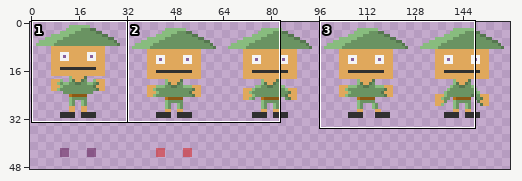
Sprite sheet, stored at android/assets/archer_guy_front_belt.png. Above, an overview of the earlier version with the close-up marked.
Close-up. Old version:
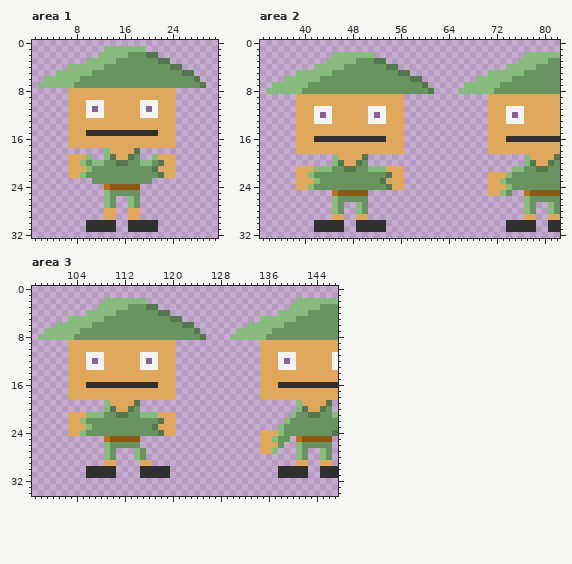
The file is 160x64 pixels. Shown: area 1: x 1..31, y 0..32; area 2: x 33..82, y 0..32; area 3: x 97..147, y 0..34. The wide view leaves out empty margins.
The same view after the edit:
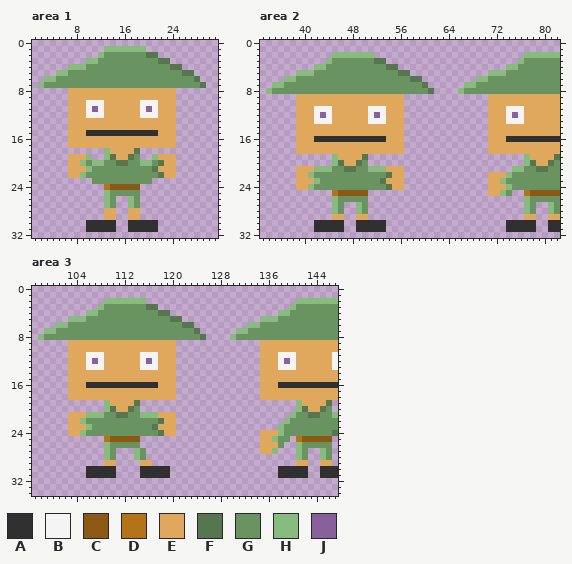
Palette (. is transparent): A #303030  B #f4f4f4  C #8c5914  D #b47219  E #e0a85c  F #55764f  G #6a9362  H #88bc7e  J #88609c
Diff:
--- area 1
@@ x 1..18 @@
  1 ............HHHHHH
- 2 ...........HHHHHGG
- 3 .........HHHHHGGGG
- 4 ......HHHHHHGGGGGG
- 5 ....HHHHHHGGGGGGGG
- 6 ..HHHHHHGGGGGGGGGG
- 7 .HHHHHHGGGGGGGGGGG
+ 2 ...........HGGGGGG
+ 3 .........HHGGGGGGG
+ 4 ......HHHGGGGGGGGG
+ 5 ....HHGGGGGGGGGGGG
+ 6 ..HHGGGGGGGGGGGGGG
+ 7 .HGGGGGGGGGGGGGGGG
  8 ......EEEEEEEEEEEE
--- area 2
@@ x 33..82 @@
  2 ............HHHHHHH.........................HHHHHH
- 3 ...........HHHHHGGGFF......................HHHHHGG
- 4 .........HHHHHGGGGGGGFF..................HHHHHGGGG
- 5 ......HHHHHHGGGGGGGGGGGFF.............HHHHHHGGGGGG
- 6 ....HHHHHHGGGGGGGGGGGGGGGFF.........HHHHHHGGGGGGGG
- 7 ..HHHHHHGGGGGGGGGGGGGGGGGGGF......HHHHHHGGGGGGGGGG
- 8 .HHHHHHGGGGGGGGGGGGGGGGGGGGGF....HHHHHHGGGGGGGGGGG
+ 3 ...........HGGGGGGGFF......................HGGGGGG
+ 4 .........HHGGGGGGGGGGFF..................HHGGGGGGG
+ 5 ......HHHGGGGGGGGGGGGGGFF.............HHHGGGGGGGGG
+ 6 ....HHGGGGGGGGGGGGGGGGGGGFF.........HHGGGGGGGGGGGG
+ 7 ..HHGGGGGGGGGGGGGGGGGGGGGGGF......HHGGGGGGGGGGGGGG
+ 8 .HGGGGGGGGGGGGGGGGGGGGGGGGGGF....HGGGGGGGGGGGGGGGG
  9 ......EEEEEEEEEEEEEEEEEE..............EEEEEEEEEEEE
--- area 3
@@ x 97..147 @@
  2 ............HHHHHHH.........................HHHHHHH
- 3 ...........HHHHHGGGFF......................HHHHHGGG
- 4 .........HHHHHGGGGGGGFF..................HHHHHGGGGG
- 5 ......HHHHHHGGGGGGGGGGGFF.............HHHHHHGGGGGGG
- 6 ....HHHHHHGGGGGGGGGGGGGGGFF.........HHHHHHGGGGGGGGG
- 7 ..HHHHHHGGGGGGGGGGGGGGGGGGGF......HHHHHHGGGGGGGGGGG
- 8 .HHHHHHGGGGGGGGGGGGGGGGGGGGGF....HHHHHHGGGGGGGGGGGG
+ 3 ...........HGGGGGGGFF......................HGGGGGGG
+ 4 .........HHGGGGGGGGGGFF..................HHGGGGGGGG
+ 5 ......HHHGGGGGGGGGGGGGGFF.............HHHGGGGGGGGGG
+ 6 ....HHGGGGGGGGGGGGGGGGGGGFF.........HHGGGGGGGGGGGGG
+ 7 ..HHGGGGGGGGGGGGGGGGGGGGGGGF......HHGGGGGGGGGGGGGGG
+ 8 .HGGGGGGGGGGGGGGGGGGGGGGGGGGF....HGGGGGGGGGGGGGGGGG
  9 ......EEEEEEEEEEEEEEEEEE..............EEEEEEEEEEEEE
